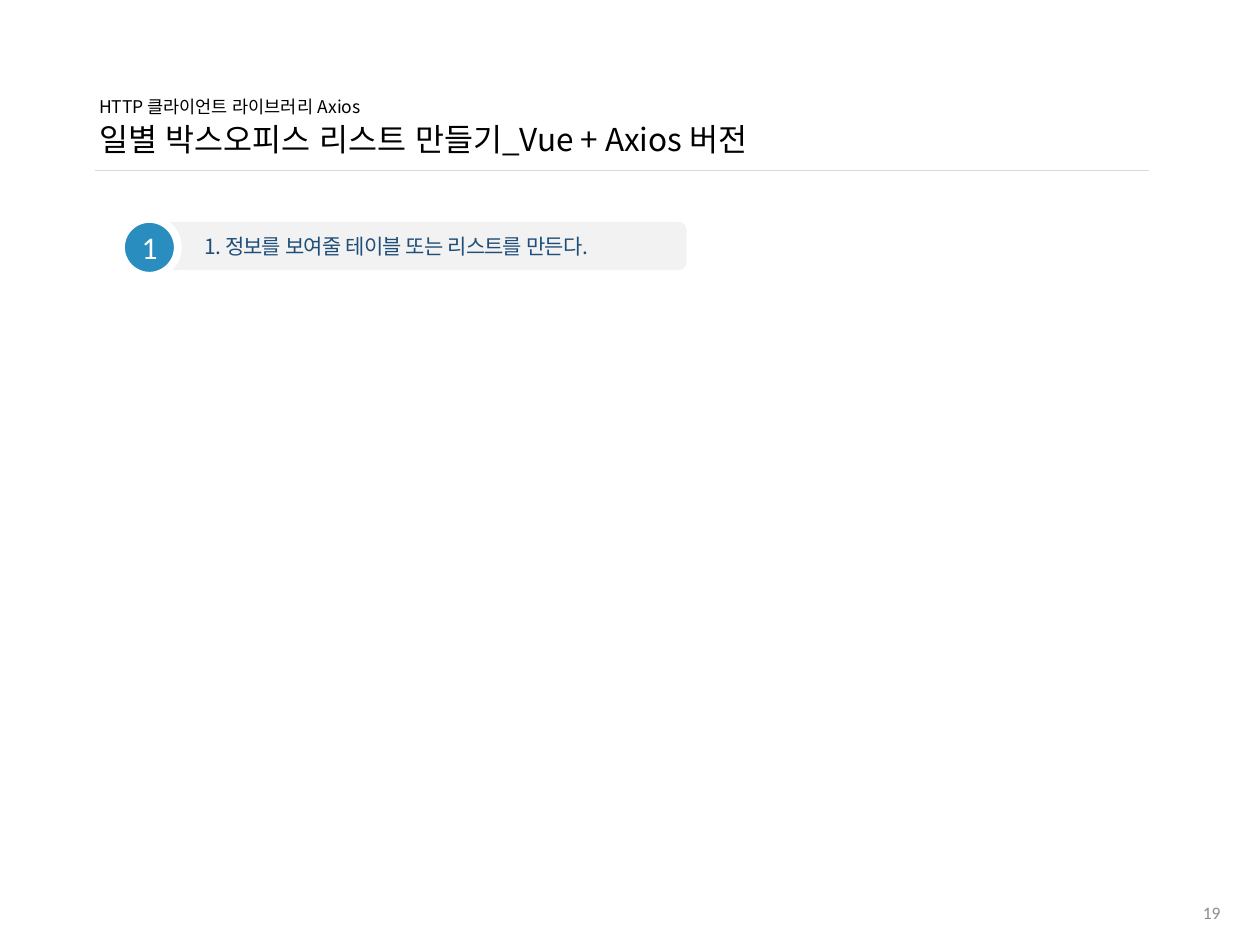
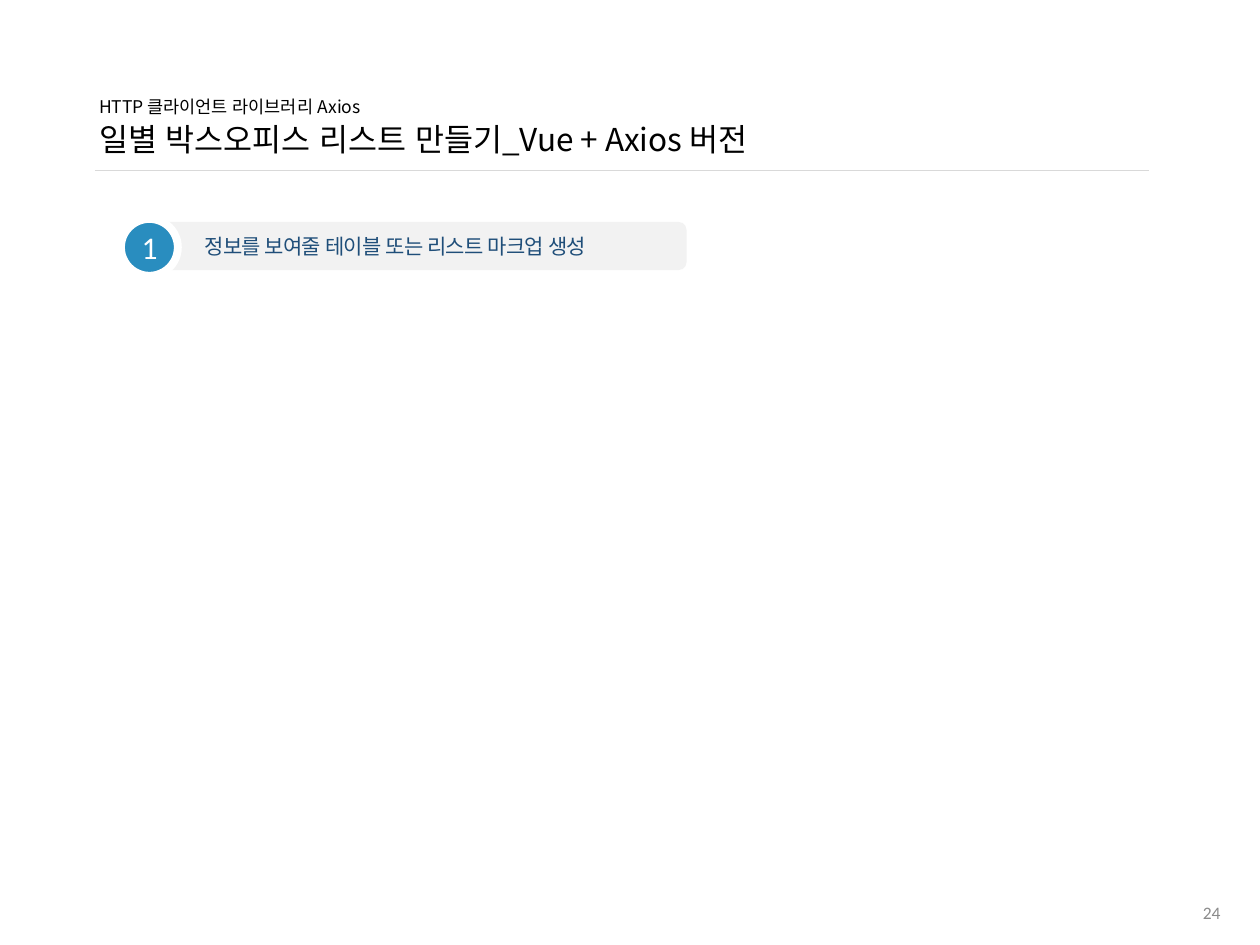
Before and after one commit to ddowon/vueStudy, a slide deck: slide 25 of 01.참고자료/191104_HTTP 클라이언트 라이브러리 Axios.pptx (slide 20 before the commit). Drawn at 1260x945 pixels with LibreOffice and Linux fonts; fonts in the diff are those of the drawing; background and template pictures are left out. Boxes give left, top, right and bottom in pixels: in the first picture for what was removed or moved away, otherwise in the second. Text is boxed around its words. In the diff, an @@ line names an element or a change of style, - is before the commit and + after.

Commit message:
11월 4일 11차 Axios 스터디 자료 업데이트

```diff
--- a/01.참고자료/191104_HTTP 클라이언트 라이브러리 Axios.pptx
+++ b/01.참고자료/191104_HTTP 클라이언트 라이브러리 Axios.pptx
@@ text in rounded rectangle at <box>205,236,586,256</box>: text changed @@
-1. 정보를 보여줄 테이블 또는 리스트를 만든다.
+정보를 보여줄 테이블 또는 리스트 마크업 생성
@@ page number at <box>1203,908,1221,919</box>: text changed @@
-19
+24
```
Also in this commit, not shown: 8 other slides changed, 5 slides added.
